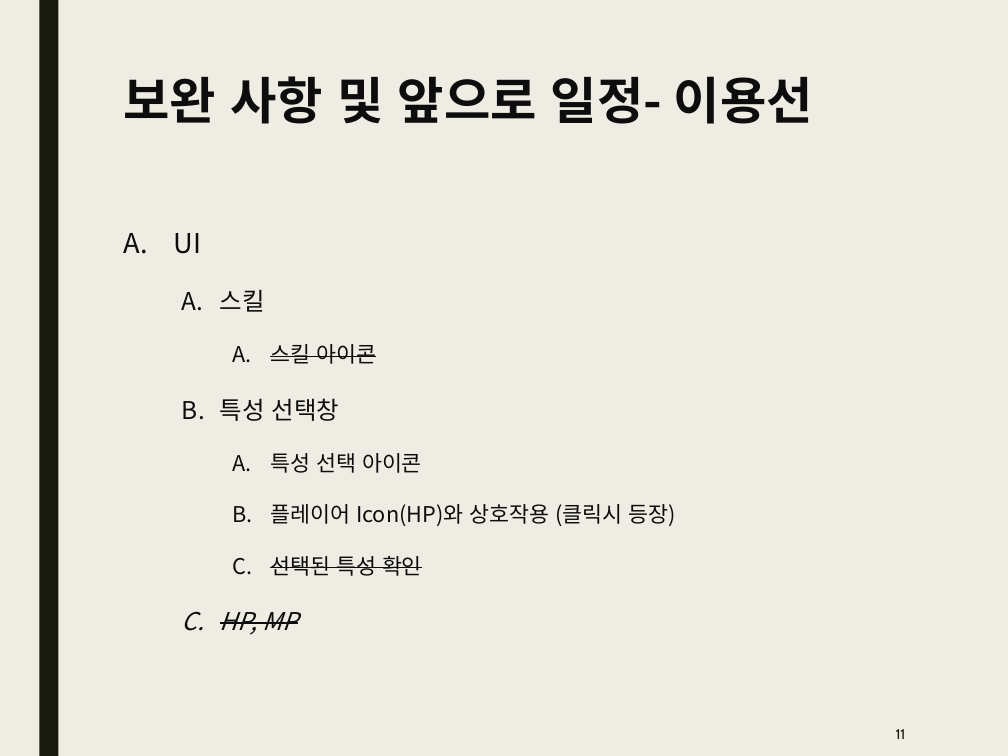
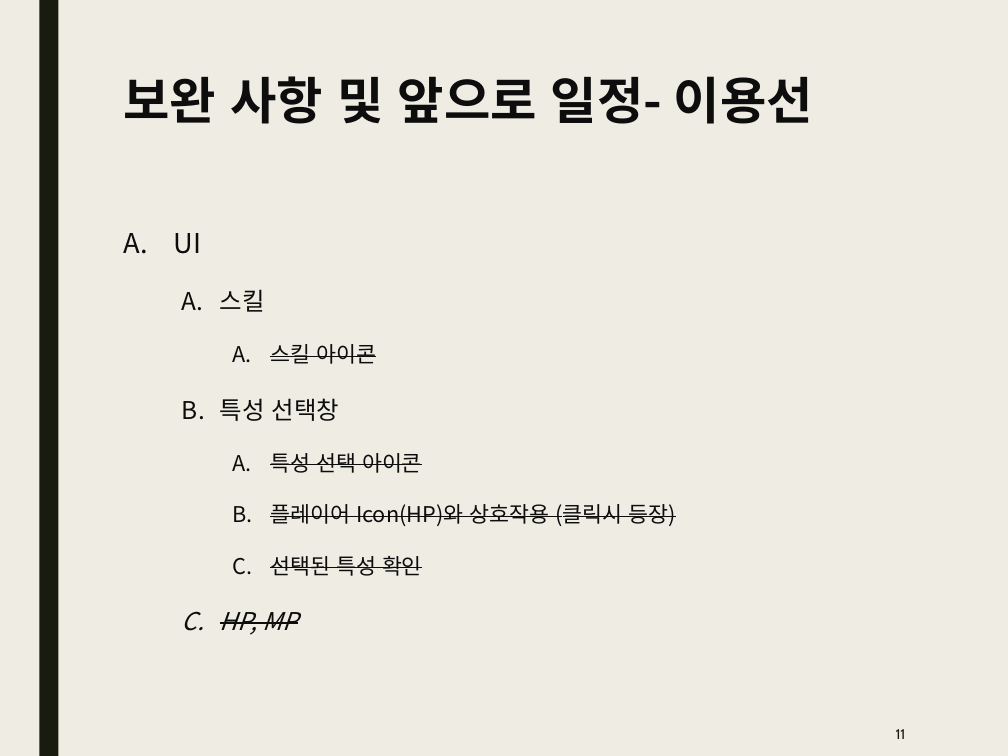
Before and after one commit to Kim2Kang/Documents, a slide deck: slide 11 of 진행사항.pptx. Drawn at 1008x756 pixels with LibreOffice and Linux fonts; fonts in the diff are those of the drawing. Boxes give left, top, right and bottom in pixels: in the first picture for what was removed or moved away, otherwise in the second. Text is boxed around its words. In the diff, an @@ line names an element or a change of style, - is before the commit and + after.

Commit message:
진행사항 ppt 업로드

```diff
--- a/진행사항.pptx
+++ b/진행사항.pptx
@@ text at [270,453,675,526]: strikethrough on in "특성 선택 아이콘", "플레이어 Icon(HP)와 상호작용 (클릭시 등장)" @@
```
Also in this commit, not shown: 3 other slides changed.
